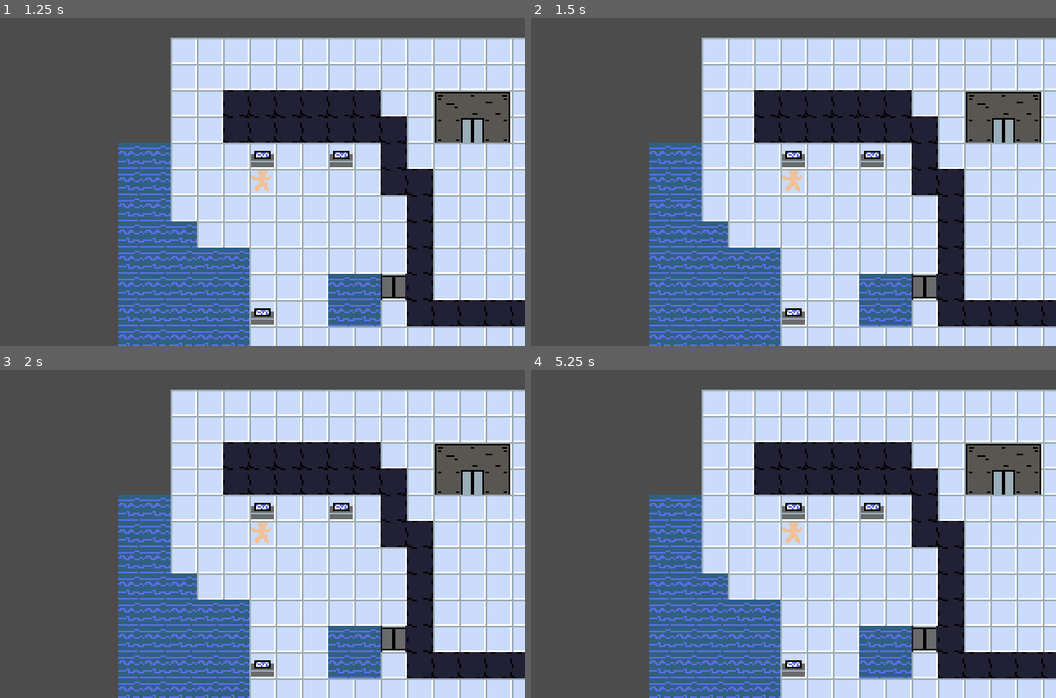
Above: before the commit, frames 1-4 (two rows, left to right).
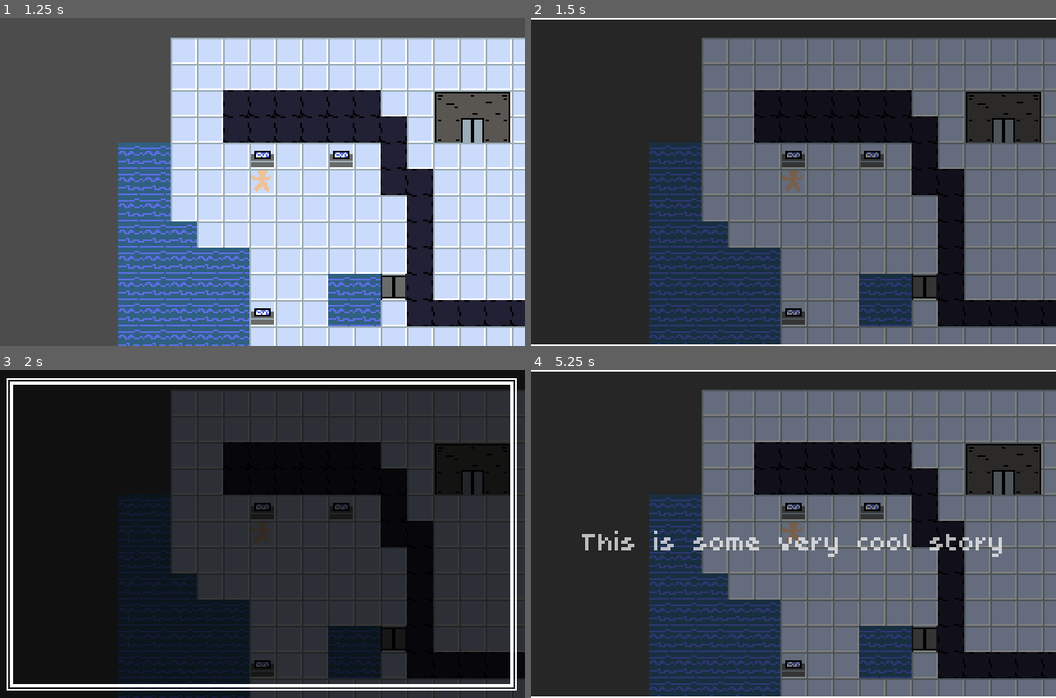
Above: after the commit, the same moments.

Repository: Byteron/together
Game: Godot game, scene res://src/menu/TitleScreen.tscn
Same seed, same stepped clock (60 frames per second), same inputs: the game is played once before the commit and once after it.
Inputs:
- Up to frame 1 (1.25 s): click "PLAY" at 0.5 s
- Up to frame 2 (1.5 s): tap Enter (ui_accept) at 1.25 s; hold D (walk_right) from 1.28 s (still down); hold Enter (ui_accept) from 1.28 s (still down)
- Up to frame 3 (2 s): keep holding D (walk_right); keep holding Enter (ui_accept)
- Up to frame 4 (5.25 s): release D (walk_right) at 2.03 s; release Enter (ui_accept) at 2.03 s; hold S (walk_down) 2.03-2.78 s; tap E (interact) at 2.1 s; tap Enter (ui_accept) at 2.27, 2.3, 2.57, 3.05, 3.5, 3.6, 3.77, 4.07, 4.25, 4.52, 4.55, 4.82, 5 s; hold D (walk_right) 2.78-3.53 s; hold Space (swap_character) 2.78-3.53 s; hold W (walk_up) 3.53-4.28 s; hold E (interact) 4.28-5.03 s; hold A (walk_left) from 4.28 s (still down); tap Escape (ui_cancel) at 4.9 s; tap Space (swap_character) at 5.1 s

Frame 1 is identical in both runs. In frame 2, 99% of the frame differs, in the area x 0-100%, y 0-100%; in frame 3, 98%; in frame 4, 99%.
Error in both runs: Invalid get index 'Floor' (on base: 'Dictionary'). (res://src/level/Level.gd:102)

Commit message:
added story writer

Diff:
--- a/project.godot
+++ b/project.godot
@@ -95,6 +95,7 @@
 Scenes="*res://src/global/Scenes.tscn"
 Data="*res://src/global/Data.gd"
 Music="*res://src/global/Music.tscn"
+Writer="*res://src/global/Writer.tscn"
 
 [display]
 
--- a/src/game/Game.gd
+++ b/src/game/Game.gd
@@ -16,6 +16,14 @@
 	if event.is_action_pressed("interact"):
 		level.interact()
 
+	if event.is_action_pressed("ui_accept"):
+		Writer.write("This is some very cool story")
+		Writer.write("with multiple text pages")
+		Writer.write("and also\nmultiline text with\nthree rows")
+		Writer.write("and very cool blending yooo")
+		Writer.start()
+
+
 func _process(delta: float) -> void:
 	var direction = get_input_direction()
 
--- /dev/null
+++ b/src/global/Writer.gd
@@ -0,0 +1,86 @@
+extends CanvasLayer
+
+const BLEND_TIME := 1.0
+const TEXT_BLEND_TIME := 1.0
+const TEXT_SHOW_TIME := 2.0
+
+onready var tween: Tween = $Tween
+onready var backdrop: TextureRect = $Backdrop
+onready var frame: TextureRect = $Frame
+onready var label: Label = $CenterContainer/Label
+
+var toggle = false
+
+var texts := []
+
+var _is_finished = true
+
+func _ready() -> void:
+	frame.rect_scale = Vector2(1.2, 1.2)
+	backdrop.modulate.a = 0
+	label.modulate.a = 0
+
+
+func _input(event: InputEvent) -> void:
+	if event.is_action_pressed("ui_cancel") and not _is_finished:
+		end()
+
+
+func write(text: String) -> void:
+	texts.append(text)
+
+
+func start() -> void:
+	get_tree().paused = true
+	_is_finished = false
+	_blend_in()
+
+
+
+func _blend_in() -> void:
+	print("blend in")
+	tween.interpolate_property(backdrop, "modulate:a", 0.0, 1.0, 0.8, Tween.TRANS_CUBIC, Tween.EASE_OUT)
+	tween.interpolate_property(frame, "rect_scale", Vector2(1.2, 1.2), Vector2(1, 1), BLEND_TIME, Tween.TRANS_CUBIC, Tween.EASE_OUT)
+	tween.start()
+
+
+func _show_text(text: String) -> void:
+	print("show text: ", text)
+	var delay := 0.0
+	label.text = text
+	tween.interpolate_property(label, "modulate:a", 0.0, 1.0, TEXT_BLEND_TIME, Tween.TRANS_CUBIC, Tween.EASE_OUT, delay)
+	delay += TEXT_BLEND_TIME + TEXT_SHOW_TIME
+	tween.interpolate_property(label, "modulate:a", 1.0, 0.0, TEXT_BLEND_TIME, Tween.TRANS_CUBIC, Tween.EASE_OUT, delay)
+	delay += TEXT_BLEND_TIME
+	tween.start()
+
+
+func _blend_out() -> void:
+	print("blend out")
+	tween.interpolate_property(label, "modulate:a", label.modulate.a, 0.0, BLEND_TIME / 2, Tween.TRANS_CUBIC, Tween.EASE_IN)
+	tween.interpolate_property(backdrop, "modulate:a", 1.0, 0.0, 0.8, Tween.TRANS_CUBIC, Tween.EASE_IN)
+	tween.interpolate_property(frame, "rect_scale", Vector2(1, 1), Vector2(1.2, 1.2), BLEND_TIME, Tween.TRANS_CUBIC, Tween.EASE_IN)
+	tween.start()
+
+
+func end() -> void:
+	print("end")
+
+	_is_finished = true
+
+	tween.stop_all()
+	tween.remove_all()
+
+	texts.clear()
+
+	_blend_out()
+
+	get_tree().paused = false
+
+
+func _on_Tween_tween_all_completed() -> void:
+	if not texts.empty():
+		var text = texts.pop_front()
+		_show_text(text)
+	elif not _is_finished:
+		end()
--- /dev/null
+++ b/src/global/Writer.tscn
@@ -0,0 +1,54 @@
+[gd_scene load_steps=6 format=2]
+
+[ext_resource path="res://assets/images/backdrop.png" type="Texture" id=1]
+[ext_resource path="res://assets/images/frame.png" type="Texture" id=2]
+[ext_resource path="res://src/global/Writer.gd" type="Script" id=3]
+[ext_resource path="res://assets/fonts/poco/Poco.ttf" type="DynamicFontData" id=4]
+
+[sub_resource type="DynamicFont" id=1]
+size = 20
+font_data = ExtResource( 4 )
+
+[node name="Writer" type="CanvasLayer"]
+pause_mode = 2
+script = ExtResource( 3 )
+
+[node name="Tween" type="Tween" parent="."]
+
+[node name="Backdrop" type="TextureRect" parent="."]
+margin_right = 40.0
+margin_bottom = 40.0
+mouse_filter = 2
+texture = ExtResource( 1 )
+__meta__ = {
+"_edit_use_anchors_": false
+}
+
+[node name="Frame" type="TextureRect" parent="."]
+margin_right = 40.0
+margin_bottom = 40.0
+rect_pivot_offset = Vector2( 160, 100 )
+mouse_filter = 2
+texture = ExtResource( 2 )
+__meta__ = {
+"_edit_use_anchors_": false
+}
+
+[node name="CenterContainer" type="CenterContainer" parent="."]
+anchor_right = 1.0
+anchor_bottom = 1.0
+mouse_filter = 2
+__meta__ = {
+"_edit_use_anchors_": false
+}
+
+[node name="Label" type="Label" parent="CenterContainer"]
+margin_left = 54.0
+margin_top = 74.0
+margin_right = 266.0
+margin_bottom = 125.0
+custom_fonts/font = SubResource( 1 )
+text = "This is some fancy text
+how is it going yo."
+
+[connection signal="tween_all_completed" from="Tween" to="." method="_on_Tween_tween_all_completed"]
Binary file added: assets/fonts/poco/Poco.ttf
Binary file added: assets/images/backdrop.png
Not shown, added: assets/images/backdrop.png.import
Binary file added: assets/images/frame.png
Not shown, added: assets/images/frame.png.import
